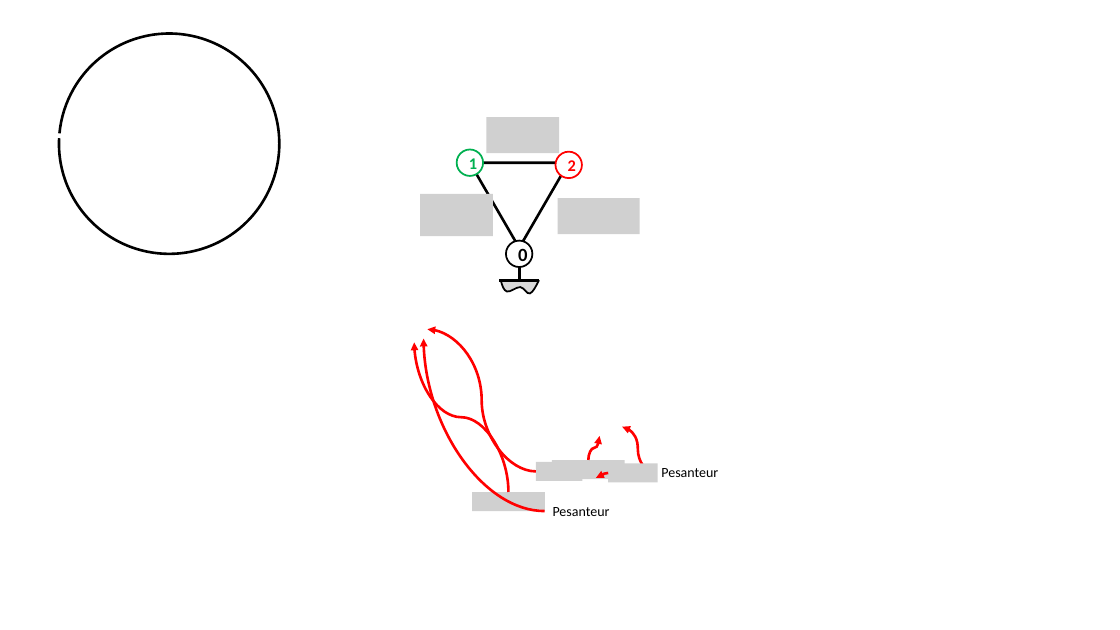
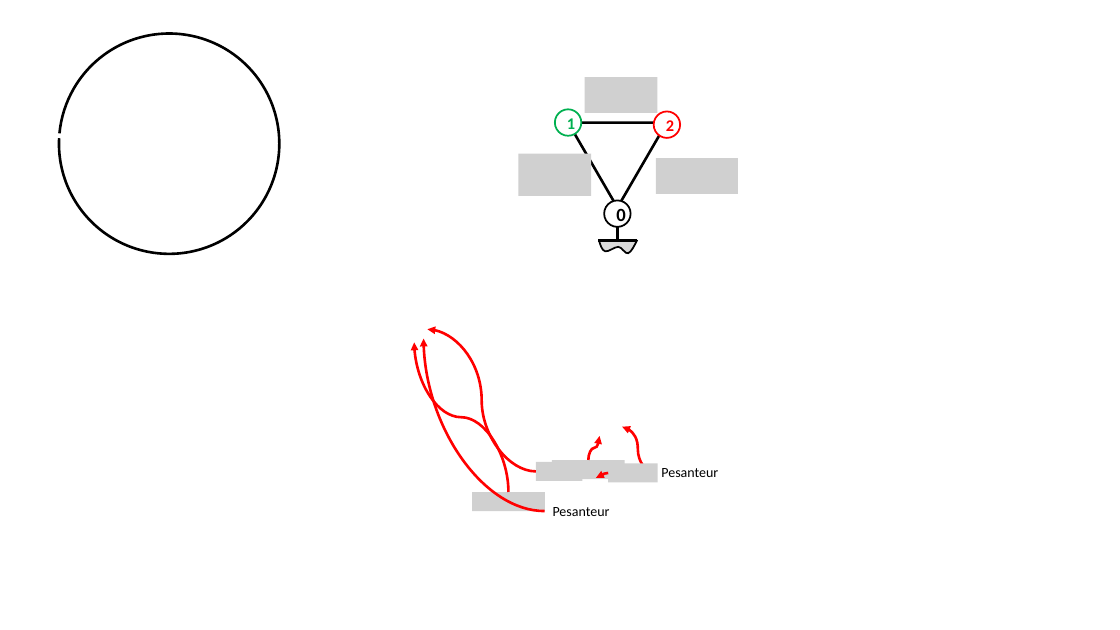
Before and after one commit to xpessoles/ExercicesCompetences, a slide deck: slide 29 of MecanismesDeBase/Figures.pptx (slide 27 before the commit). Drawn at 1120x630 pixels with LibreOffice and Linux fonts; fonts in the diff are those of the drawing; grey boxes stand for pictures. Boxes give left, top, right and bottom in pixels: in the first picture for what was removed or moved away, otherwise in the second. Text is boxed around its words. In the diff, an @@ line names an element or a change of style, - is before the commit and + after.

```diff
--- a/MecanismesDeBase/Figures.pptx
+++ b/MecanismesDeBase/Figures.pptx
@@ picture added at box(585, 77, 658, 113) @@
@@ picture removed at box(486, 118, 560, 154) @@
@@ picture added at box(518, 154, 592, 196) @@
@@ picture added at box(656, 158, 739, 194) @@
@@ picture removed at box(420, 194, 493, 236) @@
@@ picture removed at box(558, 198, 640, 234) @@
@@ 3 ellipses, 2 lines, 1 freeform shape, 1 triangle: place and size @@
-3 ellipses, 2 lines, 1 freeform shape, 1 triangle at box(457, 150, 581, 293)
+3 ellipses, 2 lines, 1 freeform shape, 1 triangle at box(555, 109, 680, 254)
```
Also in this commit, not shown: 2 slides added, 4 other files.
